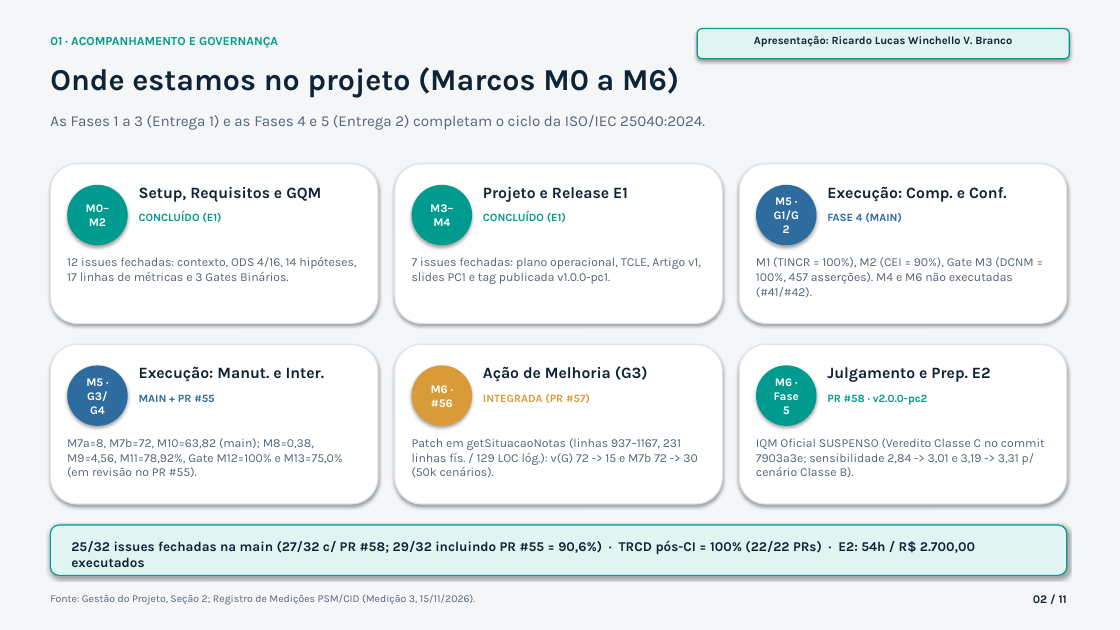
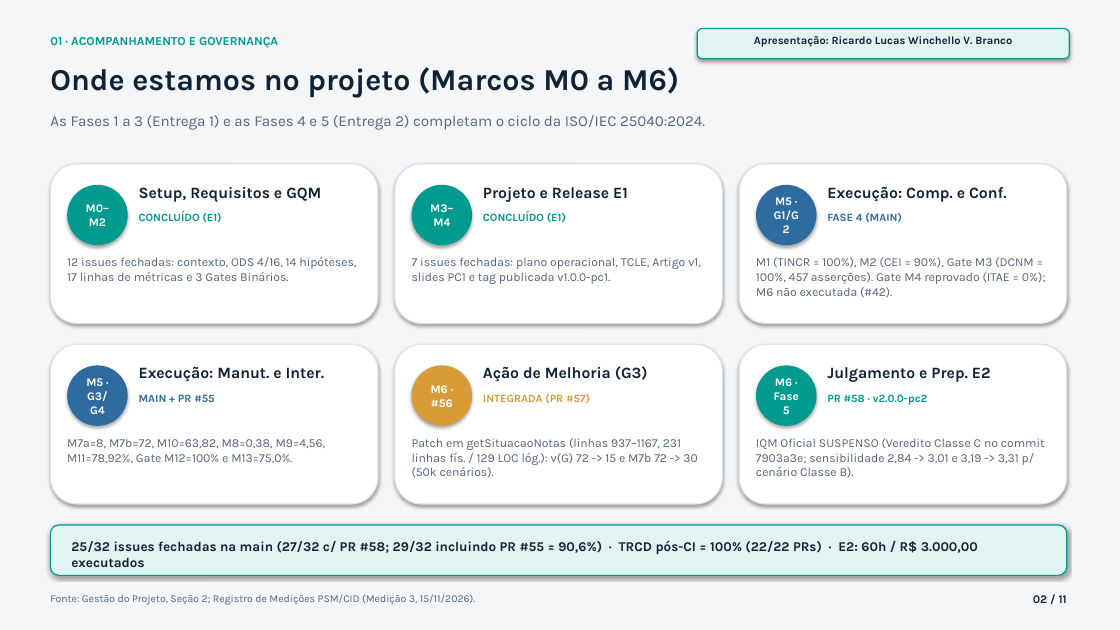
Before and after one commit to FCTE-Qualidade-de-Software-1/2026-2_T02_GRACE_HOPPER, a slide deck: slide 2 of docs/apresentacao_pc2.pptx. Drawn at 1120x630 pixels with LibreOffice and Linux fonts; fonts in the diff are those of the drawing. Boxes give left, top, right and bottom in pixels: in the first picture for what was removed or moved away, otherwise in the second. Text is boxed around its words. In the diff, an @@ line names an element or a change of style, - is before the commit and + after.

Commit message:
docs(fase4): reconciliar horas da E2 e atualizar slides do PC2 com o Gate M4 reprovado (#41)
- Totais da Entrega 2 passam para 60h / R$ 3.000,00 em 11 issues executadas
  (acumulado E1+E2: 132h / R$ 6.600,00) no README, gestão, horas-custos e registro.
- Slides do PC2: Gate M4 reprovado (ITAE = 0%), H2.2 confirmada (8/3/3),
  causa da Classe C, cenário de sensibilidade e orçamento atualizados; PDF regenerado.

```diff
--- a/docs/apresentacao_pc2.pptx
+++ b/docs/apresentacao_pc2.pptx
@@ text at <box>756,257,1046,297</box>: text changed @@
-M1 (TINCR = 100%), M2 (CEI = 90%), Gate M3 (DCNM = 100%, 457 asserções). M4 e M6 não executadas (#41/#42).
+M1 (TINCR = 100%), M2 (CEI = 90%), Gate M3 (DCNM = 100%, 457 asserções). Gate M4 reprovado (ITAE = 0%); M6 não executada (#42).
@@ text at <box>67,438,325,463</box>: text changed @@
-M7a=8, M7b=72, M10=63,82 (main); M8=0,38, M9=4,56, M11=78,92%, Gate M12=100% e M13=75,0% (em revisão no PR #55).
+M7a=8, M7b=72, M10=63,82, M8=0,38, M9=4,56, M11=78,92%, Gate M12=100% e M13=75,0%.
@@ text at <box>71,540,978,567</box>: text changed @@
-25/32 issues fechadas na main (27/32 c/ PR #58; 29/32 incluindo PR #55 = 90,6%) · TRCD pós-CI = 100% (22/22 PRs) · E2: 54h / R$ 2.700,00 executados
+25/32 issues fechadas na main (27/32 c/ PR #58; 29/32 incluindo PR #55 = 90,6%) · TRCD pós-CI = 100% (22/22 PRs) · E2: 60h / R$ 3.000,00 executados
```
Also in this commit, not shown: 6 other slides changed, 5 other files.
